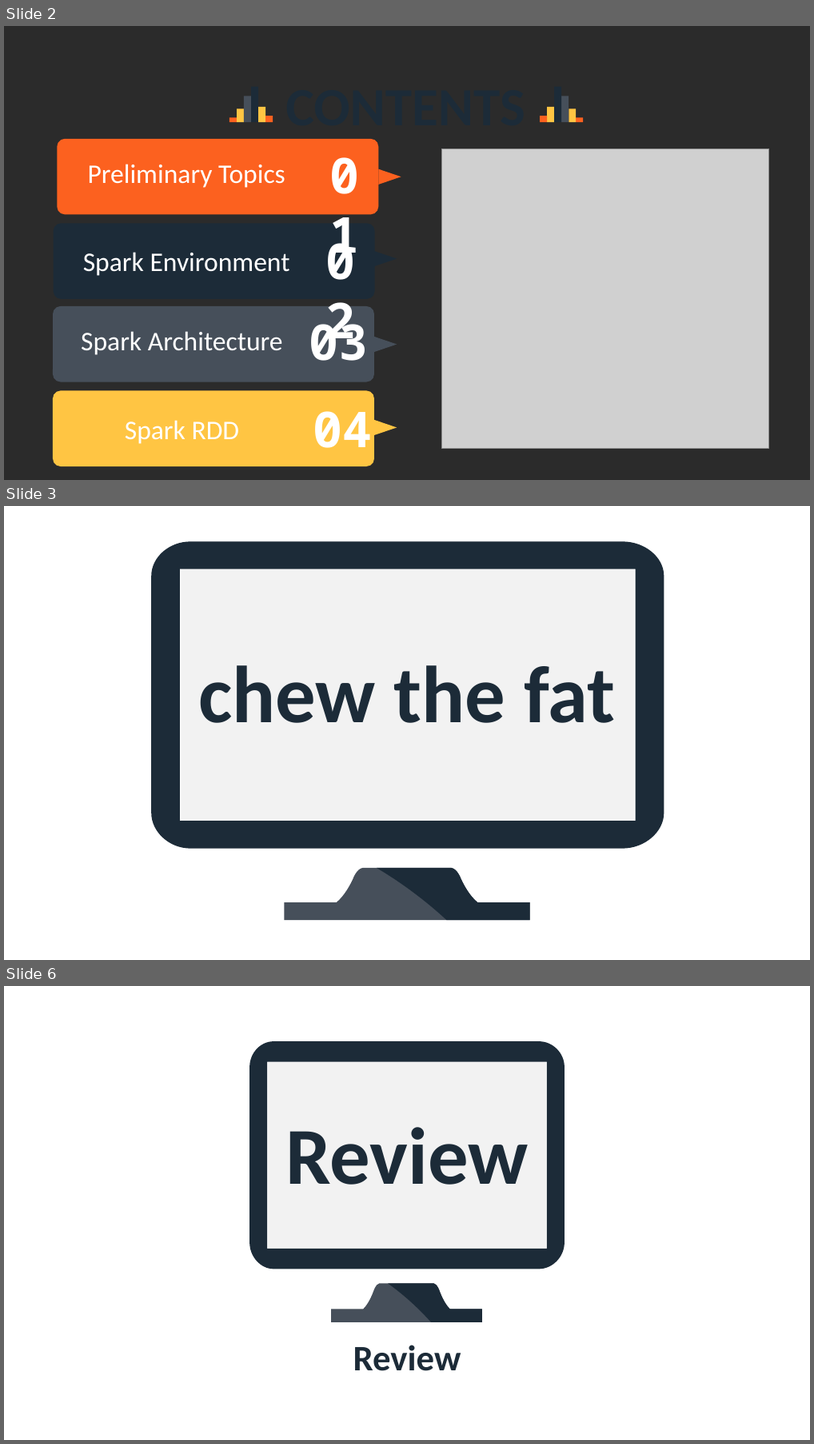
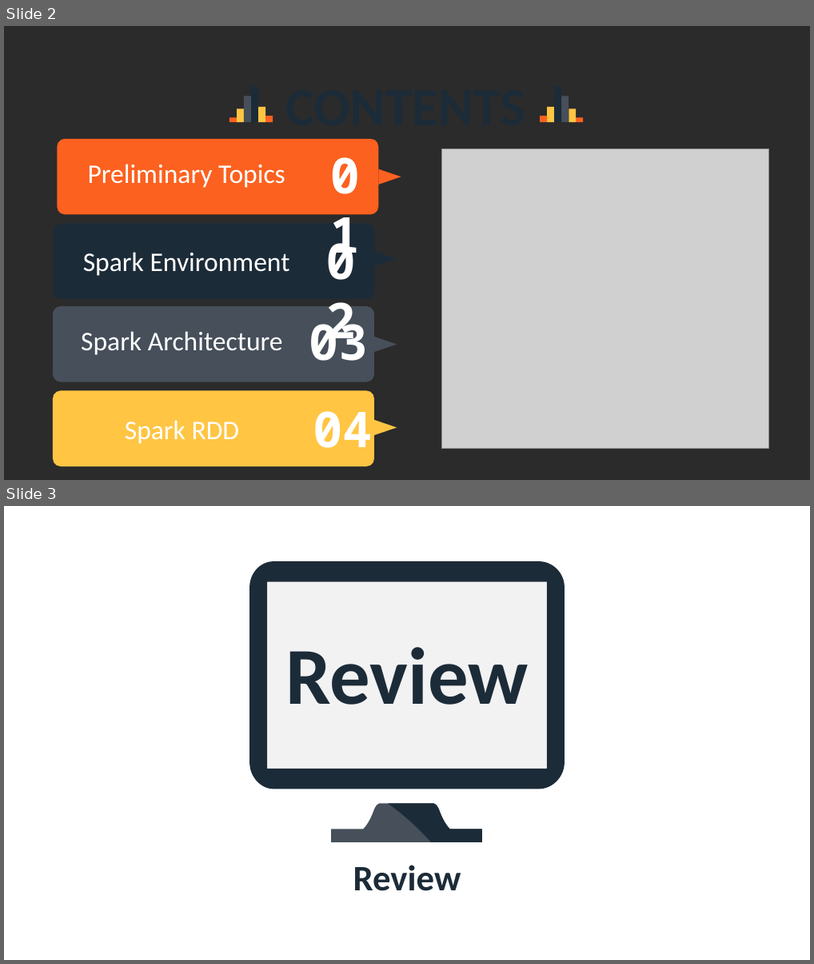
Before and after one commit to xenron/Seminar-Tenji, a slide deck: docs/courseware/04_Spark/courseware.pptx. Shown one above the other, each under a label of ours: slides 2, 3 and 6 before the commit, slides 2 and 3 after it; the slides between them are not shown. The pictures are 814x1444 and 814x964 pixels, drawn with LibreOffice and Linux fonts; fonts in the diff are those of the drawing; grey boxes stand for pictures; background and template pictures are left out; a plain dark background stands for a picture behind light text. Boxes give left, top, right and bottom in pixels: in the first picture for what was removed or moved away, otherwise in the second. Text is boxed around its words. In the diff, an @@ line names an element or a change of style, - is before the commit and + after.

```diff
--- a/docs/courseware/04_Spark/courseware.pptx
+++ b/docs/courseware/04_Spark/courseware.pptx
@@ slide 3 removed at (4,506,810,960), background picture (left out) @@
@@ text removed at (199,665,615,723) @@
-chew the fat
@@ group removed at (151,541,665,920): 3 freeform shapes, 1 rectangle @@
@@ what was slide 6 is now slide 3 @@
```
Also in this commit, not shown: 2 other slides removed, 10 other files.
